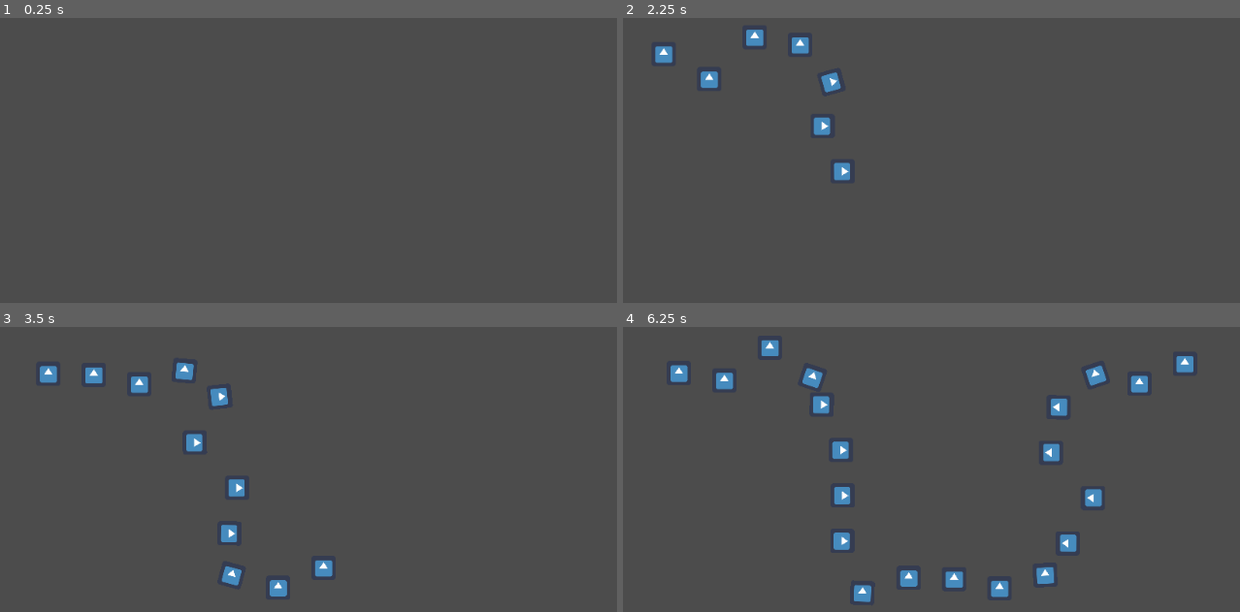
Above: before the commit, frames 1-4 (two rows, left to right).
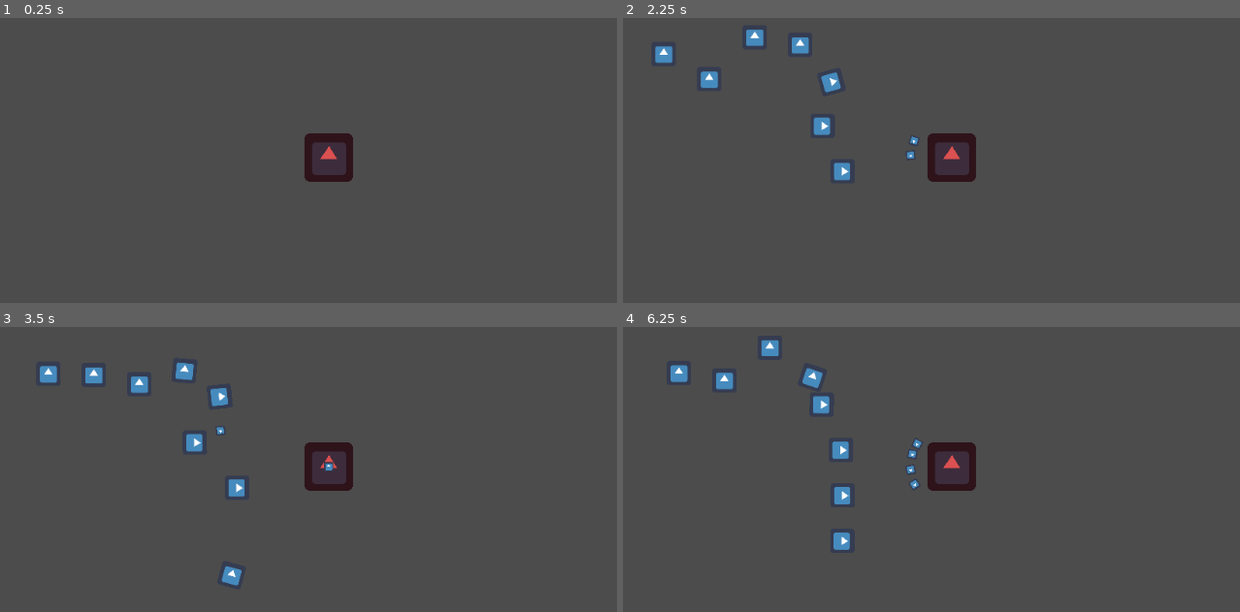
Above: after the commit, the same moments.

Repository: Tuiuiu/GodotProjects
Game: Godot game, scene res://Maps/TestMap.tscn
The game is run twice, just before and just after one commit, with the same random seed, the same clock (stepped at 60 frames per second) and the same inputs. The project has no main scene, so this scene is started directly. The engine's default icon, where the game draws it, is replaced by a stand-in: a white triangle on a blue panel in a dark square.
Inputs:
- Up to frame 1 (0.25 s): no input
- Up to frame 2 (2.25 s): no input
- Up to frame 3 (3.5 s): no input
- Up to frame 4 (6.25 s): no input

The runs differ from the first frame. In frame 1, 1.3% of the frame differs, in the area x 49-58%, y 40-58%; in frame 2, 1.4%; in frame 3, 1.8%; in frame 4, 3.5%, in the area x 37-93%, y 10-97%.

Commit message:
Add prototype tower and a basic behaviour that shoots every enemy on sight

Diff:
--- a/TowerDefensePrototype/Maps/TestMap.tscn
+++ b/TowerDefensePrototype/Maps/TestMap.tscn
@@ -1,6 +1,7 @@
-[gd_scene load_steps=3 format=2]
+[gd_scene load_steps=4 format=2]
 
 [ext_resource path="res://Maps/Spawner.gd" type="Script" id=1]
+[ext_resource path="res://Towers/Tower.tscn" type="PackedScene" id=2]
 
 [sub_resource type="Curve2D" id=1]
 _data = {
@@ -16,4 +17,7 @@
 [node name="Timer" type="Timer" parent="Path2D"]
 wait_time = 0.3
 autostart = true
+
+[node name="Tower" parent="." instance=ExtResource( 2 )]
+position = Vector2( 490, 250 )
 [connection signal="timeout" from="Path2D/Timer" to="Path2D" method="_on_Timer_timeout"]
--- a/TowerDefensePrototype/NPCs/Enemies/GenericEnemy.gd
+++ b/TowerDefensePrototype/NPCs/Enemies/GenericEnemy.gd
@@ -3,11 +3,28 @@
 export (float) var SPEED = 200
 export (float) var MAX_OFFSET = 32
 
+var life
+
 func _ready():
-    $Sprite.position.y += rand_range(-MAX_OFFSET, MAX_OFFSET)
+    $Area2D.position.y += rand_range(-MAX_OFFSET, MAX_OFFSET)
+    life = 3
 
 func _physics_process(delta):
     offset += SPEED * delta
 
-    if unit_offset >= 1:
-        queue_free()
+    if (unit_offset >= 1):
+        die()
+
+func take_damage(damage):
+    life = life - damage
+    if (life <= 0):
+        die()
+
+func die():
+    queue_free()
+
+func _on_Area2D_area_entered(area):
+    if (area.is_in_group("Projectile")):
+        var damage = area.get_damage()
+        area.queue_free()
+        take_damage(damage)
--- a/TowerDefensePrototype/NPCs/Enemies/GenericEnemy.tscn
+++ b/TowerDefensePrototype/NPCs/Enemies/GenericEnemy.tscn
@@ -1,11 +1,22 @@
-[gd_scene load_steps=3 format=2]
+[gd_scene load_steps=4 format=2]
 
 [ext_resource path="res://NPCs/Enemies/GenericEnemy.gd" type="Script" id=1]
 [ext_resource path="res://icon.png" type="Texture" id=2]
 
+[sub_resource type="RectangleShape2D" id=1]
+extents = Vector2( 16, 16 )
+
 [node name="Enemy" type="PathFollow2D"]
 script = ExtResource( 1 )
 
-[node name="Sprite" type="Sprite" parent="."]
+[node name="Area2D" type="Area2D" parent="." groups=[
+"Enemy",
+]]
+
+[node name="CollisionShape2D" type="CollisionShape2D" parent="Area2D"]
+shape = SubResource( 1 )
+
+[node name="Sprite" type="Sprite" parent="Area2D"]
 scale = Vector2( 0.5, 0.5 )
 texture = ExtResource( 2 )
+[connection signal="area_entered" from="Area2D" to="." method="_on_Area2D_area_entered"]
--- /dev/null
+++ b/TowerDefensePrototype/NPCs/Projectiles/Projectile.gd
@@ -0,0 +1,43 @@
+extends Area2D
+
+var target
+var speed = 400
+var velocity = Vector2.ZERO
+var acceleration = Vector2.ZERO
+export (float) var damage = 1
+export var steer_force = 350.0
+
+func start(_transform, _target):
+    global_transform = _transform
+    #velocity = transform.x * speed
+    target = weakref(_target)
+
+func seek():
+    var steer = Vector2.ZERO
+    if(target.get_ref()):
+        var desired = (target.get_ref().position - position).normalized() * speed
+        steer = (desired - velocity).normalized() * steer_force
+    return steer
+
+func _physics_process(delta):
+    acceleration += seek()
+    velocity += acceleration * delta
+    velocity = velocity.clamped(speed)
+    rotation = velocity.angle()
+    position += velocity * delta
+    if(!target.get_ref()):
+        queue_free()
+
+func expire():
+    yield(get_tree().create_timer(2), "timeout")
+    queue_free()
+
+func get_damage():
+    return damage
+
+func _on_Projectile_area_entered(area):
+    if (area.is_in_group("Enemy")):
+        var enemy = area.get_parent()
+        if (enemy == target.get_ref()):
+            enemy.take_damage(damage)
+        queue_free()
--- /dev/null
+++ b/TowerDefensePrototype/NPCs/Projectiles/Projectile.tscn
@@ -0,0 +1,20 @@
+[gd_scene load_steps=4 format=2]
+
+[ext_resource path="res://NPCs/Projectiles/Projectile.gd" type="Script" id=1]
+[ext_resource path="res://icon.png" type="Texture" id=2]
+
+[sub_resource type="RectangleShape2D" id=1]
+extents = Vector2( 6.5, 6.5 )
+
+[node name="Projectile" type="Area2D" groups=[
+"Projectile",
+]]
+script = ExtResource( 1 )
+
+[node name="Sprite" type="Sprite" parent="."]
+scale = Vector2( 0.2, 0.2 )
+texture = ExtResource( 2 )
+
+[node name="CollisionShape2D" type="CollisionShape2D" parent="."]
+shape = SubResource( 1 )
+[connection signal="area_entered" from="." to="." method="_on_Projectile_area_entered"]
--- /dev/null
+++ b/TowerDefensePrototype/Towers/Tower.gd
@@ -0,0 +1,57 @@
+extends Node2D
+
+export var cooldown = 0.5
+
+var can_shoot = true
+onready var nextShot = 0
+onready var onCombat = false
+onready var visibleEnemies = 0
+onready var targets = []
+var projectile = preload("res://NPCs/Projectiles/Projectile.tscn")
+
+
+func _ready():
+    pass # Replace with function body.
+
+# Called every frame. 'delta' is the elapsed time since the previous frame.
+func _process(delta):
+    if (onCombat == true):
+        shoot()
+
+func shoot():
+    if can_shoot:
+        for target in targets:
+            var m = projectile.instance()
+            m.start(self.global_transform, target)
+            get_parent().add_child(m)
+        can_shoot = false
+        yield(get_tree().create_timer(cooldown), "timeout")
+        can_shoot = true
+
+#func find_target():
+#    var units = get_overlapping_bodies()
+#    if units.size() > 0:
+#        var closest = units[0]
+#        var existingEnemy = false
+#        for unit in units:
+#            if unit.is_in_group("Enemy") && position.distance_to(unit.global_position) < position.distance_to(closest.global_position):
+#                closest = unit
+#                existingEnemy = true
+#        if (existingEnemy):
+#            target = closest
+#    else:
+#        target = null
+
+func _on_Tower_area_entered(area):
+    if (area.is_in_group("Enemy")):
+        visibleEnemies += 1
+        targets.append(area.get_parent())
+        onCombat = true
+
+
+func _on_Tower_area_exited(area):
+    if (area.is_in_group("Enemy")):
+        visibleEnemies -= 1
+        targets.erase(area.get_parent())
+        if (visibleEnemies <= 0):
+            onCombat = false
--- /dev/null
+++ b/TowerDefensePrototype/Towers/Tower.tscn
@@ -0,0 +1,19 @@
+[gd_scene load_steps=4 format=2]
+
+[ext_resource path="res://Towers/Tower.gd" type="Script" id=1]
+[ext_resource path="res://icon.png" type="Texture" id=2]
+
+[sub_resource type="CircleShape2D" id=1]
+radius = 200.0
+
+[node name="Tower" type="Area2D"]
+script = ExtResource( 1 )
+
+[node name="Sprite" type="Sprite" parent="."]
+modulate = Color( 0.862745, 0.317647, 0.317647, 1 )
+texture = ExtResource( 2 )
+
+[node name="CollisionShape2D" type="CollisionShape2D" parent="."]
+shape = SubResource( 1 )
+[connection signal="area_entered" from="." to="." method="_on_Tower_area_entered"]
+[connection signal="area_exited" from="." to="." method="_on_Tower_area_exited"]
